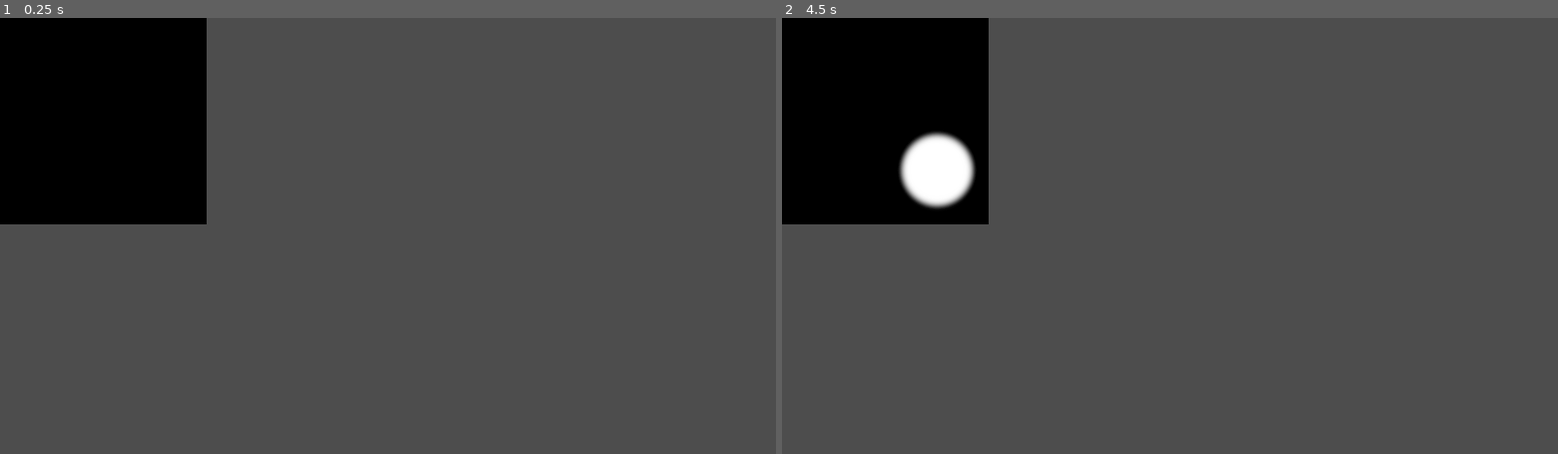
Above: before the commit, frames 1-2 (left to right).
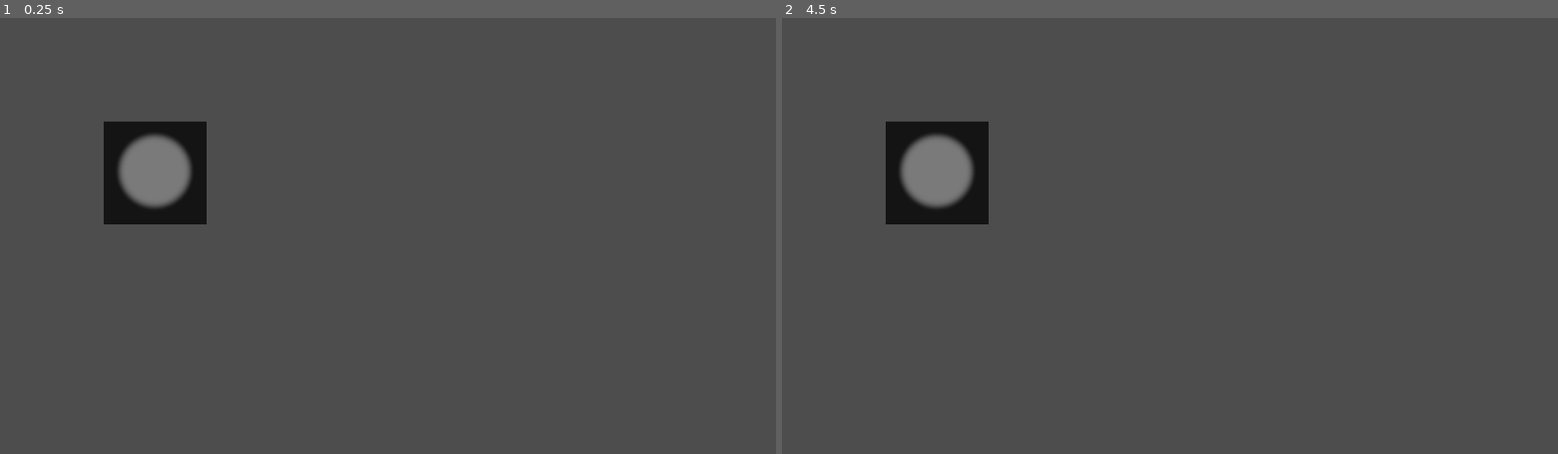
Above: after the commit, the same moments.

Repository: RadekGrzankowski/ChipsowyJam1
Game: Godot game, scene res://Fog of War - Test/fog_of_war_texture.tscn
Same seed, same stepped clock (60 frames per second), same inputs: the game is played once before the commit and once after it. This scene is started directly instead of the project's main scene.
Inputs (mouse positions are in pixels of both pictures, inside the frame that each line leads up to):
- Up to frame 1 (0.25 s): no input
- Up to frame 2 (4.5 s): tap Enter at 0.5, 2, 3.5 s; move the mouse to (1340, 214) at 0.52 s; hold Right (move_right) 0.53-1.25 s; tap Mouse wheel down (mwheeldown) at 0.6 s; click (1340, 214) at 0.67 s; tap B (open_shop) at 0.77, 3.77 s; tap Space at 1.25, 2.75, 4.25 s; drag from (1014, 257) to (1131, 323) at 1.27 s; move the mouse to (1247, 140) at 2.02 s; hold Right (move_right) 2.03-2.75 s; tap 1 at 2.1 s; click (1247, 140) at 2.17 s; drag from (1131, 323) to (937, 170) at 2.77 s; move the mouse to (1402, 301) at 3.52 s; hold Left (move_left) 3.53-4.25 s; tap 3 at 3.6 s; click (1402, 301) at 3.67 s; drag from (937, 170) to (1053, 127) at 4.27 s

The runs differ from the first frame. In frame 1, 11% of the frame differs, in the area x 0-27%, y 0-48%; in frame 2, 11%.

Commit message:
FoW update
almost there, all i need to do is put this on our map

Diff:
--- a/ChipsowyJam/Fog of War - Test/fog_of_war_texture.gd
+++ b/ChipsowyJam/Fog of War - Test/fog_of_war_texture.gd
@@ -13,14 +13,25 @@
 var fog_of_war_main_texture : ImageTexture
 var fog_of_war_viewport_texture : ImageTexture
 
+var fog_of_war_units_data : Dictionary = {}
+
 var map_rect : Rect2
 
 var dissolve_sprite:Texture2D = preload("res://Materials/Textures/fog_of_war.png")
 
 func _ready():
 	fog_of_war_sprite.centered = false
-	new_fog_of_war(Rect2(0,0,512,512))
+	fog_of_war_tick_timer.timeout.connect(fog_of_war_tick_loop)
+	#new_fog_of_war(Rect2(0,0,512,512))
 
+func fog_of_war_tick_loop() -> void:
+	fog_of_war_units_data_process()
+	fog_of_war_dissolve_all_fow_units()
+
+	fog_of_war_viewport_texture = ImageTexture.create_from_image(
+		fog_of_war_viewport.get_texture().get_image())
+
+	emit_signal("fow_updated")
 
 func new_fog_of_war(new_map_rect:Rect2):
 	map_rect = new_map_rect
@@ -38,12 +49,12 @@
 	fog_of_war_main_image.fill( Color(0.0,0.0,0.0,1.0))
 	update_texture()
 
-func _input(event:InputEvent):
-	if event is InputEventMouseButton \
-	and event.button_index == MOUSE_BUTTON_LEFT \
-	and event.is_pressed():
-		var mouse_pos:Vector2 = get_global_mouse_position()
-		fog_of_war_dissolve(mouse_pos,dissolve_sprite.get_image())
+#func _input(event:InputEvent):
+#	if event is InputEventMouseButton \
+#	and event.button_index == MOUSE_BUTTON_LEFT \
+#	and event.is_pressed():
+#		var mouse_pos:Vector2 = get_global_mouse_position()
+#		fog_of_war_dissolve(mouse_pos,dissolve_sprite.get_image())
 
 func update_texture():
 	fog_of_war_main_texture = ImageTexture.create_from_image(fog_of_war_main_image)
@@ -58,3 +69,30 @@
 	fog_of_war_main_image.blend_rect(dissolbe_image, dissolve_image_used_rect, dissolve_position)
 
 	update_texture()
+
+func fog_of_war_units_data_process() -> void:
+	# {unit_id : [node_tracking,sprite_node] }
+
+	for unit_id in fog_of_war_units_data.keys():
+		var unit_data:Array = (fog_of_war_units_data[unit_id] as Array)
+
+		var position_to_2D:Vector2 = Vector2(
+			(unit_data[0] as Node3D).global_position.x,
+			(unit_data[0] as Node3D).global_position.z)
+
+		(unit_data[1] as Sprite2D).set_position(position_to_2D)
+
+
+func fog_of_war_dissolve_all_fow_units() -> void:
+	for fow_sprite in fog_of_war_units_treenode.get_children():
+		var fow_sprite_image:Image = (fow_sprite as Sprite2D).get_texture().get_image()
+
+		var sprite_stored_position_size:Vector3i = Vector3i(
+			(fow_sprite as Sprite2D).position.x,
+			(fow_sprite as Sprite2D).position.y,
+			(fow_sprite as Sprite2D).get_texture().get_size().x)
+
+		if !sprite_stored_position_size in fog_of_war_stored:
+			var dissolve_position:Vector2 = (fow_sprite as Sprite2D).position
+			fog_of_war_dissolve( dissolve_position , fow_sprite_image )
+			fog_of_war_stored.append(sprite_stored_position_size)
--- a/ChipsowyJam/Fog of War - Test/fog_of_war_texture.tscn
+++ b/ChipsowyJam/Fog of War - Test/fog_of_war_texture.tscn
@@ -18,6 +18,7 @@
 script = ExtResource("1_7xdr7")
 
 [node name="fog_tick" type="Timer" parent="."]
+autostart = true
 
 [node name="SubViewportContainer" type="SubViewportContainer" parent="."]
 layout_mode = 0
@@ -31,11 +32,15 @@
 [node name="fow_camera" type="Camera2D" parent="SubViewportContainer/SubViewport"]
 
 [node name="fow_explored" type="ColorRect" parent="SubViewportContainer/SubViewport"]
-offset_right = 40.0
-offset_bottom = 40.0
+anchors_preset = 15
+anchor_right = 1.0
+anchor_bottom = 1.0
+grow_horizontal = 2
+grow_vertical = 2
 color = Color(0.0784314, 0.0784314, 0.0784314, 1)
 
 [node name="fow_texture" type="Sprite2D" parent="SubViewportContainer/SubViewport"]
+modulate = Color(0.478431, 0.478431, 0.478431, 1)
 texture = ExtResource("2_q1afq")
 centered = false
 
--- /dev/null
+++ b/ChipsowyJam/Fog of War - Test/shadertest.gd
@@ -0,0 +1,29 @@
+extends Node3D
+
+var world_size:Vector2i = Vector2i(256,256) # in meters / pixels
+
+@onready var ball_a:MeshInstance3D = $Node3D/Ball
+@onready var FOW:Control = $fog_of_war_texture
+@onready var worldmap_mesh:MeshInstance3D = $Map
+
+var dissolve_sprite:Texture2D = preload("res://Materials/Textures/fog_of_war.png")
+
+func _ready() -> void:
+	FOW.new_fog_of_war(Rect2(Vector2.ZERO,world_size))
+	add_unit_fow(ball_a)
+	$Node3D/AnimationPlayer.play("new_animation")
+
+
+func add_unit_fow(fow_node3D:Node3D) ->void:
+	# ADD a sprite to fow texture
+	var new_sprite:Sprite2D = Sprite2D.new()
+	new_sprite.set_texture(get_new_dissolve_image_texture(32))
+	FOW.fog_of_war_units_treenode.add_child(new_sprite)
+
+	FOW.fog_of_war_units_data[ ball_a.get_instance_id() ] = [ball_a, new_sprite]
+
+
+func get_new_dissolve_image_texture(size:int) -> ImageTexture:
+	var dissolve_image:Image = (dissolve_sprite.get_image() as Image)
+	dissolve_image.resize(size,size)
+	return ImageTexture.create_from_image(dissolve_image)
--- a/ChipsowyJam/Fog of War - Test/shadertest.tscn
+++ b/ChipsowyJam/Fog of War - Test/shadertest.tscn
@@ -1,37 +1,21 @@
-[gd_scene load_steps=10 format=3 uid="uid://cbvtsbnemkan6"]
+[gd_scene load_steps=12 format=3 uid="uid://cbvtsbnemkan6"]
 
-[ext_resource type="Shader" path="res://Shaders/gdshader.gdshader" id="1_apeg1"]
+[ext_resource type="Script" path="res://Fog of War - Test/shadertest.gd" id="1_7ib8j"]
+[ext_resource type="PackedScene" uid="uid://cjr2v58nwfgxy" path="res://Fog of War - Test/fog_of_war_texture.tscn" id="2_h8tyh"]
+[ext_resource type="Texture2D" uid="uid://dmeclkhqetlpr" path="res://Materials/Textures/TerrainTexture.jpg" id="3_ncf3q"]
 
 [sub_resource type="Environment" id="Environment_emhdc"]
 
 [sub_resource type="CameraAttributesPractical" id="CameraAttributesPractical_8ti2j"]
 
-[sub_resource type="ShaderMaterial" id="ShaderMaterial_s2lvs"]
-render_priority = 0
-shader = ExtResource("1_apeg1")
-shader_parameter/uv_size = 1.0
+[sub_resource type="StandardMaterial3D" id="StandardMaterial3D_phw2g"]
+albedo_texture = ExtResource("3_ncf3q")
 
 [sub_resource type="PlaneMesh" id="PlaneMesh_cqy20"]
 
 [sub_resource type="SphereMesh" id="SphereMesh_fmthv"]
 
 [sub_resource type="Animation" id="Animation_n6vd3"]
-length = 0.001
-tracks/0/type = "value"
-tracks/0/imported = false
-tracks/0/enabled = true
-tracks/0/path = NodePath("Ball:position")
-tracks/0/interp = 1
-tracks/0/loop_wrap = true
-tracks/0/keys = {
-"times": PackedFloat32Array(0),
-"transitions": PackedFloat32Array(1),
-"update": 0,
-"values": [Vector3(0, 0.488071, 0)]
-}
-
-[sub_resource type="Animation" id="Animation_1783c"]
-resource_name = "new_animation"
 length = 20.0
 tracks/0/type = "value"
 tracks/0/imported = false
@@ -43,7 +27,23 @@
 "times": PackedFloat32Array(0, 5, 10, 15, 20),
 "transitions": PackedFloat32Array(1, 1, 1, 1, 1),
 "update": 0,
-"values": [Vector3(0, 0.488071, 0), Vector3(-0.319894, 0.48807, -20.0055), Vector3(21.1231, 0.48807, -17.7122), Vector3(25.7898, 0.48807, 20.6661), Vector3(-12.3144, 0.48807, 25.0115)]
+"values": [Vector3(0, 0.488071, 0), Vector3(0, 0.488071, -18.1858), Vector3(19.3732, 0.488071, -18.1858), Vector3(19.3732, 0.488071, 24.596), Vector3(-29.6549, 0.488071, 24.596)]
+}
+
+[sub_resource type="Animation" id="Animation_1783c"]
+resource_name = "new_animation"
+length = 30.0
+tracks/0/type = "value"
+tracks/0/imported = false
+tracks/0/enabled = true
+tracks/0/path = NodePath("Ball:position")
+tracks/0/interp = 1
+tracks/0/loop_wrap = true
+tracks/0/keys = {
+"times": PackedFloat32Array(0, 5, 10, 15, 20, 30),
+"transitions": PackedFloat32Array(1, 1, 1, 1, 1, 1),
+"update": 0,
+"values": [Vector3(0, 0.488071, 0), Vector3(-0.319894, 0.48807, -20.0055), Vector3(21.1231, 0.48807, -17.7122), Vector3(25.7898, 0.48807, 20.6661), Vector3(-12.3144, 0.48807, 25.0115), Vector3(-15.2819, 0.48807, -16.6219)]
 }
 
 [sub_resource type="AnimationLibrary" id="AnimationLibrary_1anfr"]
@@ -52,7 +52,14 @@
 "new_animation": SubResource("Animation_1783c")
 }
 
-[node name="Node3D" type="Node3D"]
+[node name="World" type="Node3D"]
+script = ExtResource("1_7ib8j")
+
+[node name="fog_of_war_texture" parent="." instance=ExtResource("2_h8tyh")]
+offset_left = 4.0
+offset_top = -8.0
+offset_right = 4.0
+offset_bottom = -8.0
 
 [node name="WorldEnvironment" type="WorldEnvironment" parent="."]
 environment = SubResource("Environment_emhdc")
@@ -61,9 +68,9 @@
 [node name="DirectionalLight3D" type="DirectionalLight3D" parent="."]
 transform = Transform3D(1, 0, 0, 0, 0.283597, 0.958944, 0, -0.958944, 0.283597, 0, 4.38405, 0)
 
-[node name="MeshInstance3D" type="MeshInstance3D" parent="."]
+[node name="Map" type="MeshInstance3D" parent="."]
 transform = Transform3D(38.4211, 0, 0, 0, 0.994841, 0, 0, 0, 38.1643, 0, 0, 0)
-material_override = SubResource("ShaderMaterial_s2lvs")
+material_override = SubResource("StandardMaterial3D_phw2g")
 mesh = SubResource("PlaneMesh_cqy20")
 
 [node name="Node3D" type="Node3D" parent="."]
@@ -79,3 +86,4 @@
 }
 
 [node name="Camera3D" type="Camera3D" parent="Node3D"]
+transform = Transform3D(0.998162, 0.0605956, 0, -0.00454865, 0.0749278, 0.997179, 0.0604246, -0.995346, 0.0750657, 0, 23.0236, 0)
